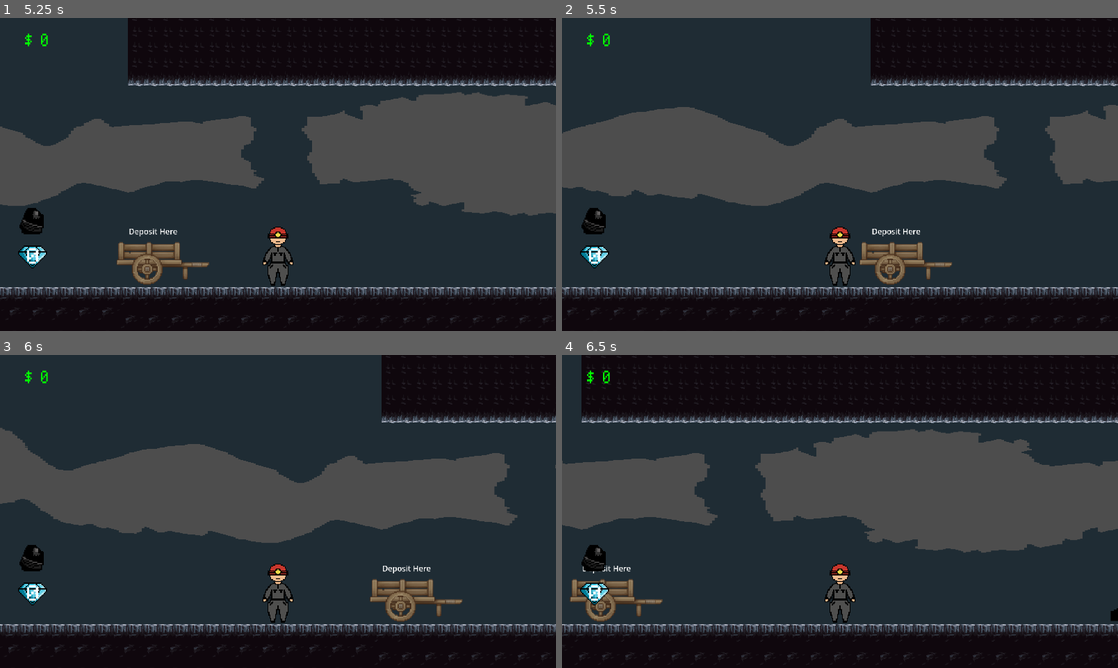
Above: before the commit, frames 1-4 (two rows, left to right).
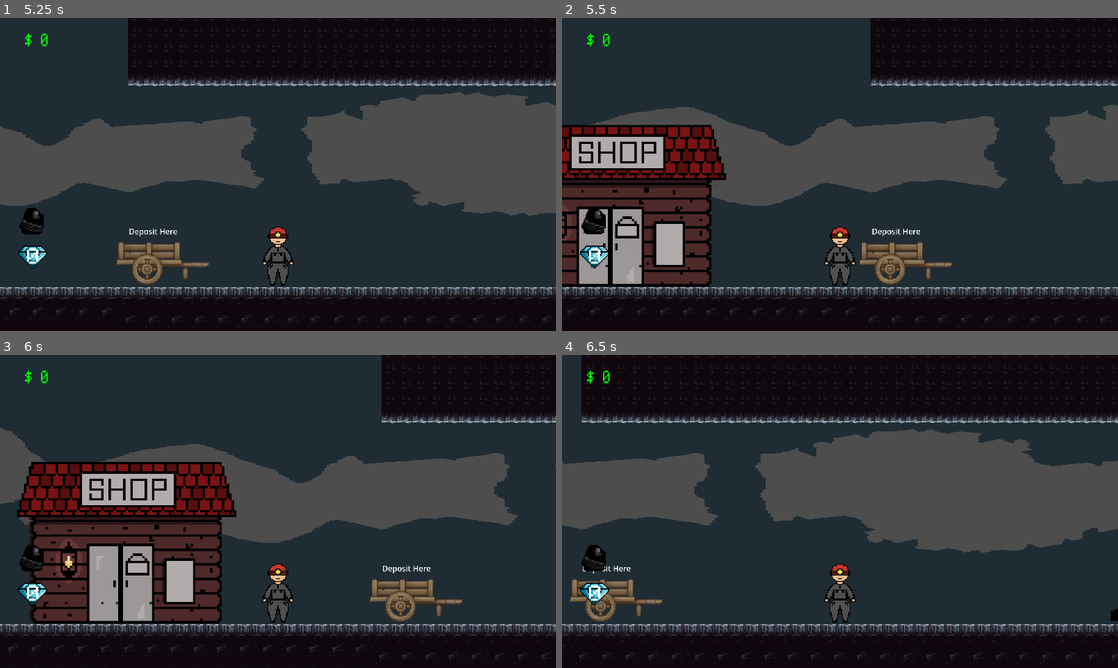
Above: after the commit, the same moments.

Repository: Jrees98/Pirate_Jam_15
Game: Godot game, scene res://Scenes/main.tscn
The game is run twice, just before and just after one commit, with the same random seed, the same clock (stepped at 60 frames per second) and the same inputs. The project has no main scene, so this scene is started directly.
Inputs:
- Up to frame 1 (5.25 s): tap Enter at 0.5 s; hold D (move_right) 0.53-1.28 s; hold E (interact) 0.53-1.28 s; hold A (move_left) 1.28-2.03 s; tap E (interact) at 1.35, 2.85, 4.35 s; hold E (interact) 2.03-2.78 s; hold D (move_right) 2.03-3.53 s; hold E (interact) 3.53-4.28 s; hold A (move_left) from 3.53 s (still down); hold E (interact) from 5.03 s (still down)
- Up to frame 2 (5.5 s): keep holding A (move_left); keep holding E (interact)
- Up to frame 3 (6 s): release A (move_left) at 5.78 s; release E (interact) at 5.78 s; hold D (move_right) from 5.78 s (still down); tap E (interact) at 5.85 s
- Up to frame 4 (6.5 s): keep holding D (move_right)

Frame 1 is identical in both runs. In frame 2, 13% of the frame differs, in the area x 0-30%, y 34-86%; in frame 3, 18%, in the area x 3-43%, y 34-86%; in frame 4, nothing differs.
Error in both runs: Attempt to call function 'show' in base 'null instance' on a null instance. (res://Scripts/mining_node.gd:24)

Commit message:
add shop sprite

Diff:
--- a/Scenes/main.tscn
+++ b/Scenes/main.tscn
@@ -1,10 +1,11 @@
-[gd_scene load_steps=6 format=3 uid="uid://bskcarm0vpkc8"]
+[gd_scene load_steps=7 format=3 uid="uid://bskcarm0vpkc8"]
 
 [ext_resource type="Script" path="res://Scripts/main.gd" id="1_q3ypa"]
 [ext_resource type="PackedScene" uid="uid://0v7jd01x8glb" path="res://Scenes/player.tscn" id="2_sw14p"]
 [ext_resource type="PackedScene" uid="uid://djx5id5hn8f00" path="res://Scenes/mining_node.tscn" id="4_c3t3l"]
 [ext_resource type="PackedScene" uid="uid://deriguf4uwt0b" path="res://Scenes/tile_map.tscn" id="4_qtfcr"]
 [ext_resource type="PackedScene" uid="uid://mgsbjpqmcp7e" path="res://Scenes/wagon.tscn" id="5_xqjqi"]
+[ext_resource type="PackedScene" uid="uid://ot2mpv1d6pvq" path="res://Scenes/shop.tscn" id="6_tlerc"]
 
 [node name="Main" type="Node2D"]
 script = ExtResource("1_q3ypa")
@@ -21,5 +22,9 @@
 [node name="Wagon" parent="." instance=ExtResource("5_xqjqi")]
 position = Vector2(-1188, 322)
 
+[node name="Shop" parent="." instance=ExtResource("6_tlerc")]
+position = Vector2(-1845, 103)
+scale = Vector2(5, 5)
+
 [connection signal="change_area" from="TileMap" to="." method="_on_tile_map_change_area"]
 [connection signal="wagon_entered" from="Wagon" to="." method="_on_wagon_wagon_entered"]
--- /dev/null
+++ b/Scenes/shop.gd
@@ -0,0 +1,12 @@
+extends Area2D
+
+
+
+func _on_body_entered(body):
+	print("Shop Entered")
+
+
+
+
+func _on_body_exited(body):
+	print("Shop Left")
--- /dev/null
+++ b/Scenes/shop.tscn
@@ -0,0 +1,22 @@
+[gd_scene load_steps=4 format=3 uid="uid://ot2mpv1d6pvq"]
+
+[ext_resource type="Texture2D" uid="uid://bdta6gtirqse" path="res://Assets/Shop.png" id="1_72fx0"]
+[ext_resource type="Script" path="res://Scenes/shop.gd" id="1_qoqpp"]
+
+[sub_resource type="RectangleShape2D" id="RectangleShape2D_85vvl"]
+size = Vector2(55, 18)
+
+[node name="Shop" type="Area2D"]
+collision_layer = 0
+collision_mask = 2
+script = ExtResource("1_qoqpp")
+
+[node name="Sprite2D" type="Sprite2D" parent="."]
+texture = ExtResource("1_72fx0")
+
+[node name="CollisionShape2D" type="CollisionShape2D" parent="."]
+position = Vector2(23.5, 42)
+shape = SubResource("RectangleShape2D_85vvl")
+
+[connection signal="body_entered" from="." to="." method="_on_body_entered"]
+[connection signal="body_exited" from="." to="." method="_on_body_exited"]
--- a/Scenes/wagon.tscn
+++ b/Scenes/wagon.tscn
@@ -1347,3 +1347,4 @@
 text = "Deposit Here"
 
 [connection signal="body_entered" from="." to="." method="_on_body_entered"]
+[connection signal="body_exited" from="." to="." method="_on_body_exited"]
Binary file added: Assets/Shop.png
Not shown, added: Assets/Shop.png.import
